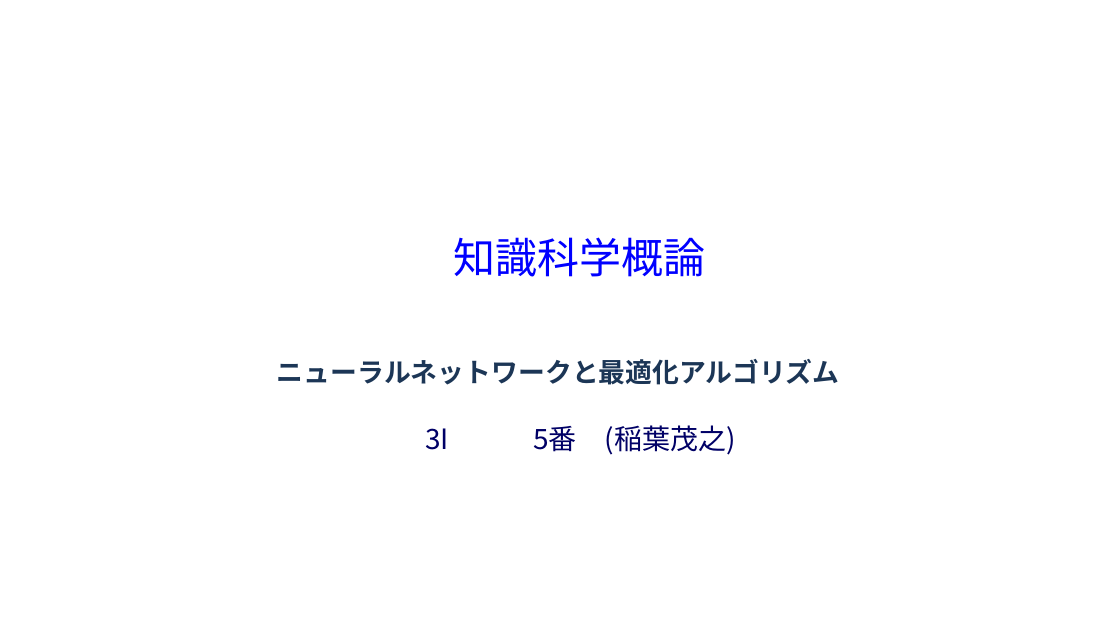
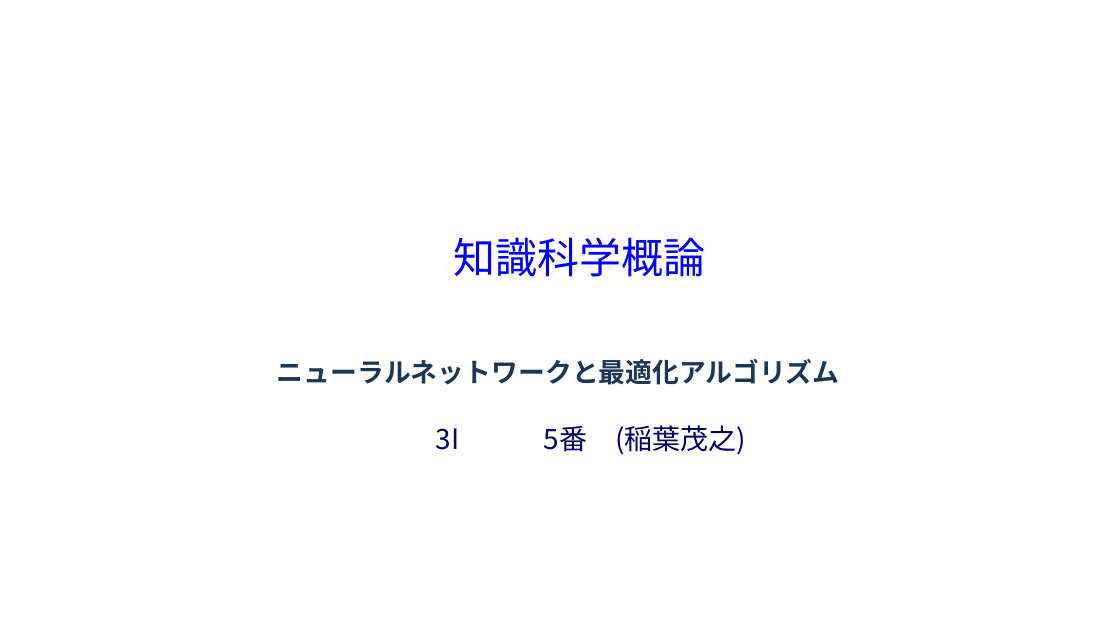
Before and after one commit to zassou-robo/Introduction_knowledge_science_6, a slide deck: slide 1 of 第6回_05知識科学概論.pptx. Drawn at 1120x630 pixels with LibreOffice and Linux fonts; fonts in the diff are those of the drawing; background and template pictures are left out. Boxes give left, top, right and bottom in pixels: in the first picture for what was removed or moved away, otherwise in the second. Text is boxed around its words. In the diff, an @@ line names an element or a change of style, - is before the commit and + after.

```diff
--- a/第6回_05知識科学概論.pptx
+++ b/第6回_05知識科学概論.pptx
@@ subtitle "3I 5番 (稲葉茂之)" at (436, 425, 746, 455): indent changed @@
```
Also in this commit, not shown: 15 other slides changed.
